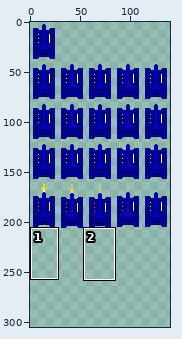
Sprite sheet: SecondSemesterExamProject/Content/PlayerTank.png. The picture above shows the old version from afar; the outline marks the close-up.
Close-up. Earlier state:
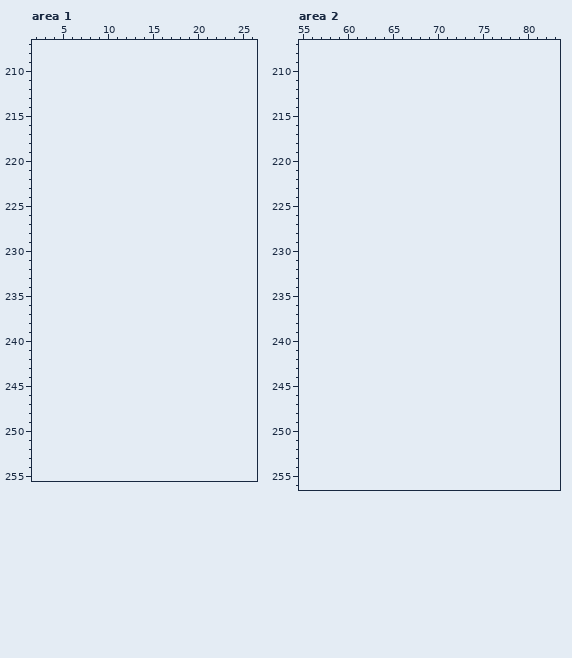
The file is 140x207 pixels. Pixels under 10% opacity are left out. Colours within 5 levels of each other are drawn and written as one. Shown: area 1: x 2..26, y 207..255; area 2: x 55..83, y 207..256. The old version is drawn lined up with the new one, on the new canvas. The commit also changed other parts of the picture, which this record leaves out.
New version:
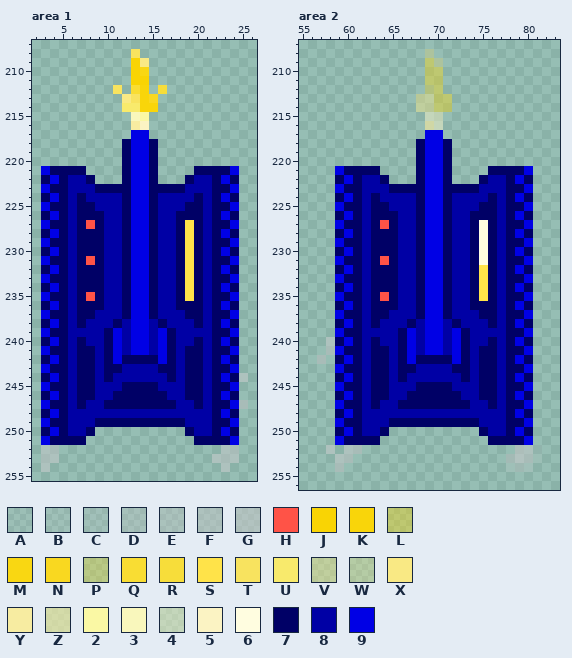
Palette (. is transparent): A #c9c7c91e  B #c9c7c92c  C #c9c7c937  D #c9c7c955  E #c9c7c964  F #c9c7c97a  G #c9c7c98c  H #ff5347  J #f9d404  K #f9d50a  L #f9d70f67  M #f9d712  N #f9d820  P #f9dd335b  Q #f9dd33  R #f7dd3a  S #ffe349  T #f8e35f  U #f8ea6c  V #fae8806a  W #f9e98451  X #f9e984  Y #f7eca1  Z #f9eda3a0  2 #faf8a4  3 #f9f7bc  4 #fbf3c374  5 #fbf3c3  6 #fffde0  7 #000066  8 #0000a5  9 #0000e5
The exact change:
canvas 140x207 -> 140x305
--- area 1
@@ x 2..26 @@
 207 .........................
-208 .........................
-209 .........................
-210 .........................
-211 .........................
-212 .........................
-213 .........................
-214 .........................
-215 .........................
-216 .........................
-217 .........................
-218 .........................
-219 .........................
-220 .........................
-221 .........................
-222 .........................
-223 .........................
-224 .........................
-225 .........................
-226 .........................
-227 .........................
-228 .........................
-229 .........................
-230 .........................
-231 .........................
-232 .........................
-233 .........................
-234 .........................
-235 .........................
-236 .........................
-237 .........................
-238 .........................
-239 .........................
-240 .........................
-241 .........................
-242 .........................
-243 .........................
-244 .........................
-245 .........................
-246 .........................
-247 .........................
-248 .........................
-249 .........................
-250 .........................
-251 .........................
-252 .........................
-253 .........................
-254 .........................
+208 ...........T.............
+209 ...........JX............
+210 ...........JM............
+211 ...........JJ............
+212 .........T.QK.R..........
+213 ..........XTKN...........
+214 ..........UUKK...........
+215 ...........32............
+216 ...........Y5............
+217 ...........99............
+218 ..........7997...........
+219 ..........7997...........
+220 ..........7997...........
+221 .97777....7997....77779..
+222 .797887...7997...788797..
+223 .9778887777997777888779..
+224 .7978788887997888878797..
+225 .9778778887997888778779..
+226 .7978777887997887778797..
+227 .97787H7887997887S78779..
+228 .7978777887997887S78797..
+229 .9778777887997887S78779..
+230 .7978777887997887S78797..
+231 .97787H7887997887S78779..
+232 .7978777887997887S78797..
+233 .9778777887997887S78779..
+234 .7978777887997887S78797..
+235 .97787H7887997887S78779..
+236 .7978777887997887778797..
+237 .9778778887997888778779..
+238 .7978788878998788878797..
+239 .9778888798998978888779..
+240 .7978788798998978878797..
+241 .9778778798998978778779..
+242 .7978778797777978778797..
+243 .9778778778888778778779..
+244 .7978778788888878778797F.
+245 .9778778887777888778779..
+246 .7978778877777788778797..
+247 .9778788777777778878779F.
+248 .7978888888888888888797..
+249 .9778887777777777888779..
+250 .797887..........788797..
+251 .97777............77779..
+252 .FF..................FF..
+253 .FF.................FFF..
+254 .F...................F...
 255 .........................
--- area 2
@@ x 55..83 @@
 207 .............................
-208 .............................
-209 .............................
-210 .............................
-211 .............................
-212 .............................
-213 .............................
-214 .............................
-215 .............................
-216 .............................
-217 .............................
-218 .............................
-219 .............................
-220 .............................
-221 .............................
-222 .............................
-223 .............................
-224 .............................
-225 .............................
-226 .............................
-227 .............................
-228 .............................
-229 .............................
-230 .............................
-231 .............................
-232 .............................
-233 .............................
-234 .............................
-235 .............................
-236 .............................
-237 .............................
-238 .............................
-239 .............................
-240 .............................
-241 .............................
-242 .............................
-243 .............................
-244 .............................
-245 .............................
-246 .............................
-247 .............................
-248 .............................
-249 .............................
-250 .............................
-251 .............................
-252 .............................
-253 .............................
-254 .............................
+208 ..............W..............
+209 ..............LW.............
+210 ..............LL.............
+211 ..............LL.............
+212 ..............PL.............
+213 .............VVLL............
+214 .............VVLL............
+215 ..............44.............
+216 ..............Z4.............
+217 ..............99.............
+218 .............7997............
+219 .............7997............
+220 .............7997............
+221 ....97777....7997....77779...
+222 ....797887...7997...788797...
+223 ....9778887777997777888779...
+224 ....7978788887997888878797...
+225 ....9778778887997888778779...
+226 ....7978777887997887778797...
+227 ....97787H7887997887678779...
+228 ....7978777887997887678797...
+229 ....9778777887997887678779...
+230 ....7978777887997887678797...
+231 ....97787H7887997887678779...
+232 ....7978777887997887S78797...
+233 ....9778777887997887S78779...
+234 ....7978777887997887S78797...
+235 ....97787H7887997887S78779...
+236 ....7978777887997887778797...
+237 ....9778778887997888778779...
+238 ....7978788878998788878797...
+239 ....9778888798998978888779...
+240 ...F7978788798998978878797...
+241 ...F9778778798998978778779...
+242 ..F.7978778797777978778797...
+243 ....9778778778888778778779...
+244 ....7978778788888878778797...
+245 ....9778778887777888778779...
+246 ....7978778877777788778797...
+247 ....9778788777777778878779...
+248 ....7978888888888888888797...
+249 ....9778887777777777888779...
+250 ....797887..........788797...
+251 ....97777............77779...
+252 ...F.FF.................GFA..
+253 ....FF.................EGFA..
+254 ....F..................BDC...
 255 .............................
Where, in picture pixels (left, top, right, bottom), the same in both close-ups:
added: (41, 49, 248, 472)
added: (317, 49, 542, 472)
